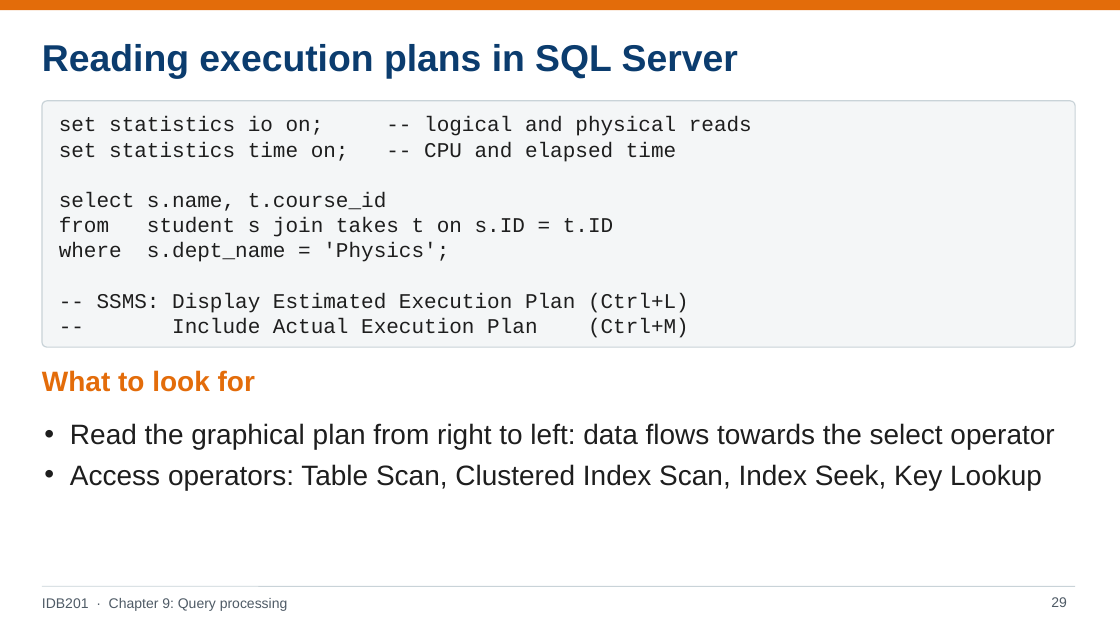
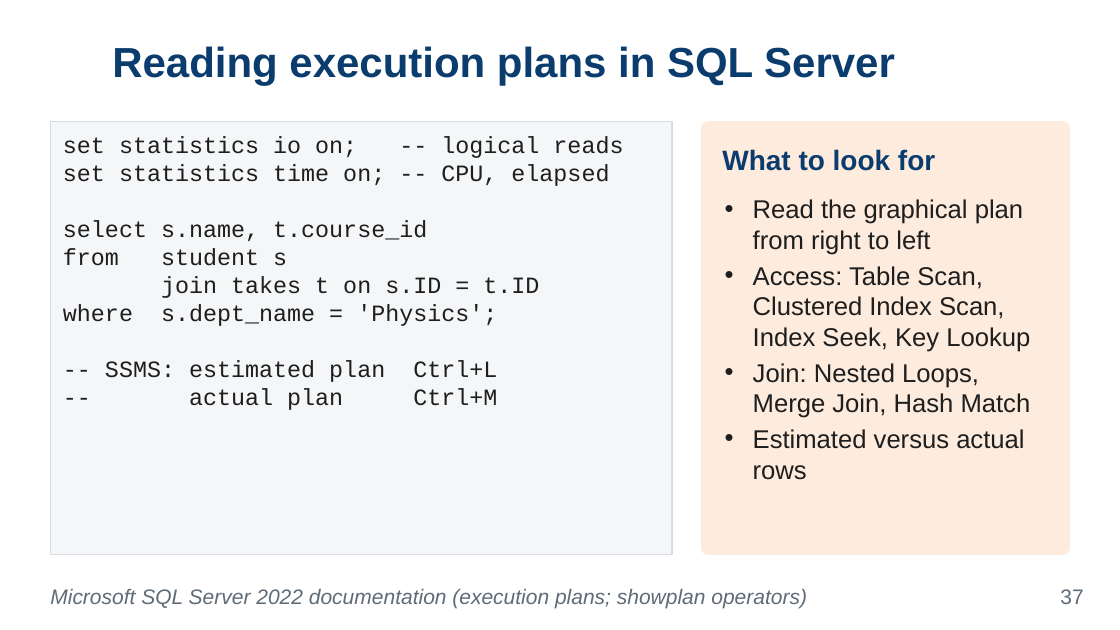
Before and after one commit to VanTTN2/IDB202, a slide deck: slide 37 of IDB201_ket-qua-sua_lan1_1/6_slides/Chapter_9.pptx (slide 29 before the commit). Drawn at 1120x630 pixels with LibreOffice and Linux fonts; fonts in the diff are those of the drawing; background and template pictures are left out. Boxes give left, top, right and bottom in pixels: in the first picture for what was removed or moved away, otherwise in the second. Text is boxed around its words. In the diff, an @@ line names an element or a change of style, - is before the commit and + after.

```diff
--- a/IDB201_ket-qua-sua_lan1_1/6_slides/Chapter_9.pptx
+++ b/IDB201_ket-qua-sua_lan1_1/6_slides/Chapter_9.pptx
@@ rectangle removed at (0,0,1120,10) @@
@@ title "Reading execution plans in SQL ...": place and size @@
-title "Reading execution plans in SQL ..." at (42,44,738,79)
+title "Reading execution plans in SQL ..." at (112,46,895,86)
@@ title "Reading execution plans in SQL ..." at (112,46,895,86): size 32 to 36 pt; alignment left to centre @@
@@ rounded rectangle removed at (42,101,1075,347) @@
@@ rectangle added at (50,122,672,555), fill #F4F6F8, outline #D5DCE3 1 pt @@
@@ text at (63,136,623,186): text changed; size 18 to 20 pt @@
-set statistics io on; -- logical and physical reads
-set statistics time on; -- CPU and elapsed time
+set statistics io on; -- logical reads
+set statistics time on; -- CPU, elapsed
@@ text "set statistics io on; -- ...": place and size @@
-text "set statistics io on; -- ..." at (59,116,752,338)
+text "set statistics io on; -- ..." at (63,136,623,410)
@@ rounded rectangle added at (702,122,1070,555), fill #FDEBDD, outline #FDEBDD 1 pt @@
@@ text "What to look for": place and size @@
-text "What to look for" at (42,370,255,392)
+text "What to look for" at (722,149,935,171)
@@ text "What to look for" at (722,149,935,171): text colour #E36C0A to #0B3C6E @@
@@ text at (753,199,1031,480): text changed; size 24 to 22 pt @@
-• Read the graphical plan from right to left: data flows towards the select operator
-• Access operators: Table Scan, Clustered Index Scan, Index Seek, Key Lookup
+• Read the graphical plan from right to left
+• Access: Table Scan, Clustered Index Scan, Index Seek, Key Lookup
+• Join: Nested Loops, Merge Join, Hash Match
+• Estimated versus actual rows
@@ text at (63,220,497,326): size 18 to 20 pt in "select s.name, t.course_id", "where s.dept_name = 'Physics';" @@
@@ text at (63,248,539,298): text changed; size 18 to 20 pt @@
-from student s join takes t on s.ID = t.ID
+from student s
+join takes t on s.ID = t.ID
@@ text at (105,360,497,410): text changed; size 18 to 20 pt @@
--- SSMS: Display Estimated Execution Plan (Ctrl+L)
--- Include Actual Execution Plan (Ctrl+M)
+-- SSMS: estimated plan Ctrl+L
+-- actual plan Ctrl+M
@@ line removed from (42, 586) to (1075, 586) @@
@@ text removed at (42,598,288,611) @@
-IDB201 · Chapter 9: Query processing
@@ text added at (50,589,807,609), 18 pt, text #5F6B76, italic @@
+Microsoft SQL Server 2022 documentation (execution plans; showplan operators)
@@ page number removed at (1051,597,1067,607) @@
-29
@@ page number added at (1060,589,1083,604), 18 pt, text #5F6B76 @@
+37
```
Also in this commit, not shown: 18 other slides changed, 37 slides added, 22 slides removed, 35 other files.
